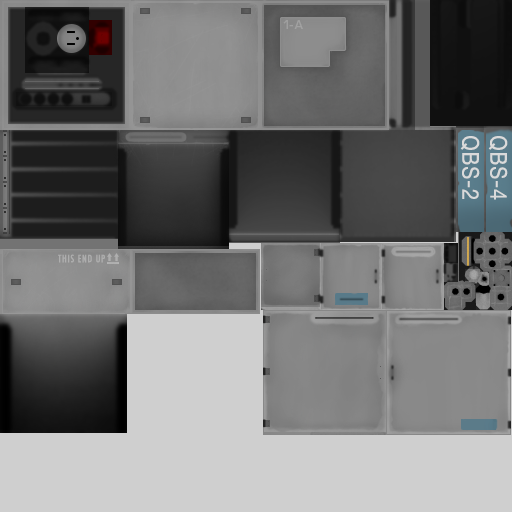
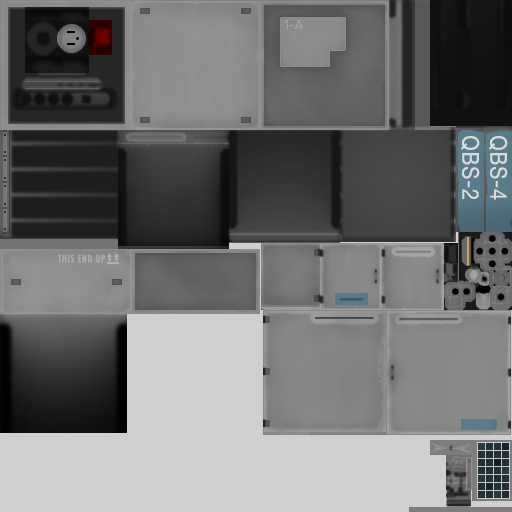
Comparing the layer stacks of the two 512×512 images. Changes:
added group "Solar1" with 6 layers above "RCS" over [409, 440, 512, 512]
added layer "Cubesat_Solar_AO" (multiply, 75%) in group "Solar1" over [430, 440, 471, 507]
added layer "Layer 29" (29%) in group "Solar1" over [430, 442, 473, 490]
added layer "Layer 28" in group "Solar1" over [446, 455, 472, 490]
added layer "Layer 27" in group "Solar1" over [447, 490, 471, 506]
added layer "Layer 26" in group "Solar1" over [477, 442, 510, 499]
added layer "Layer 24" in group "Solar1" over [409, 440, 512, 512]
